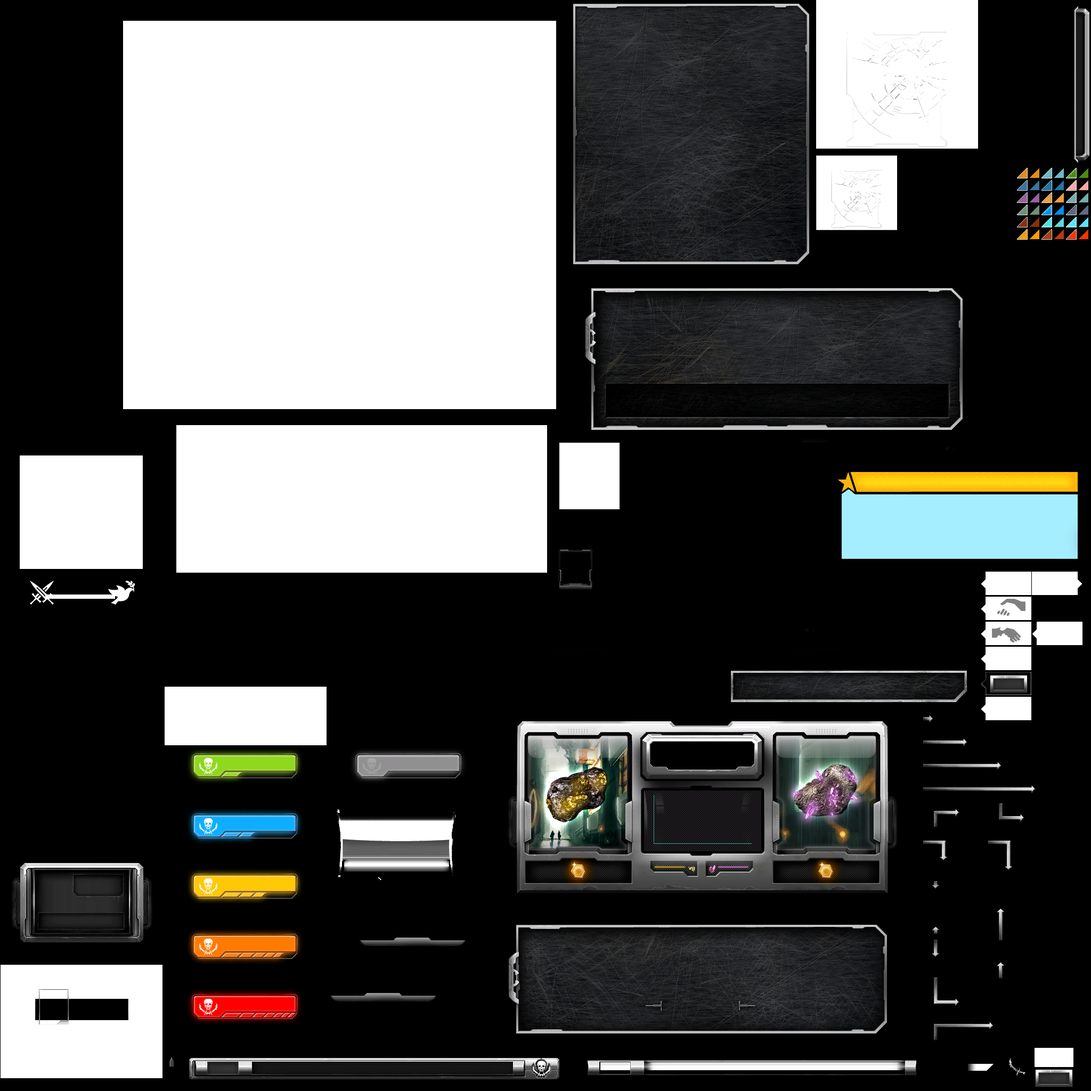
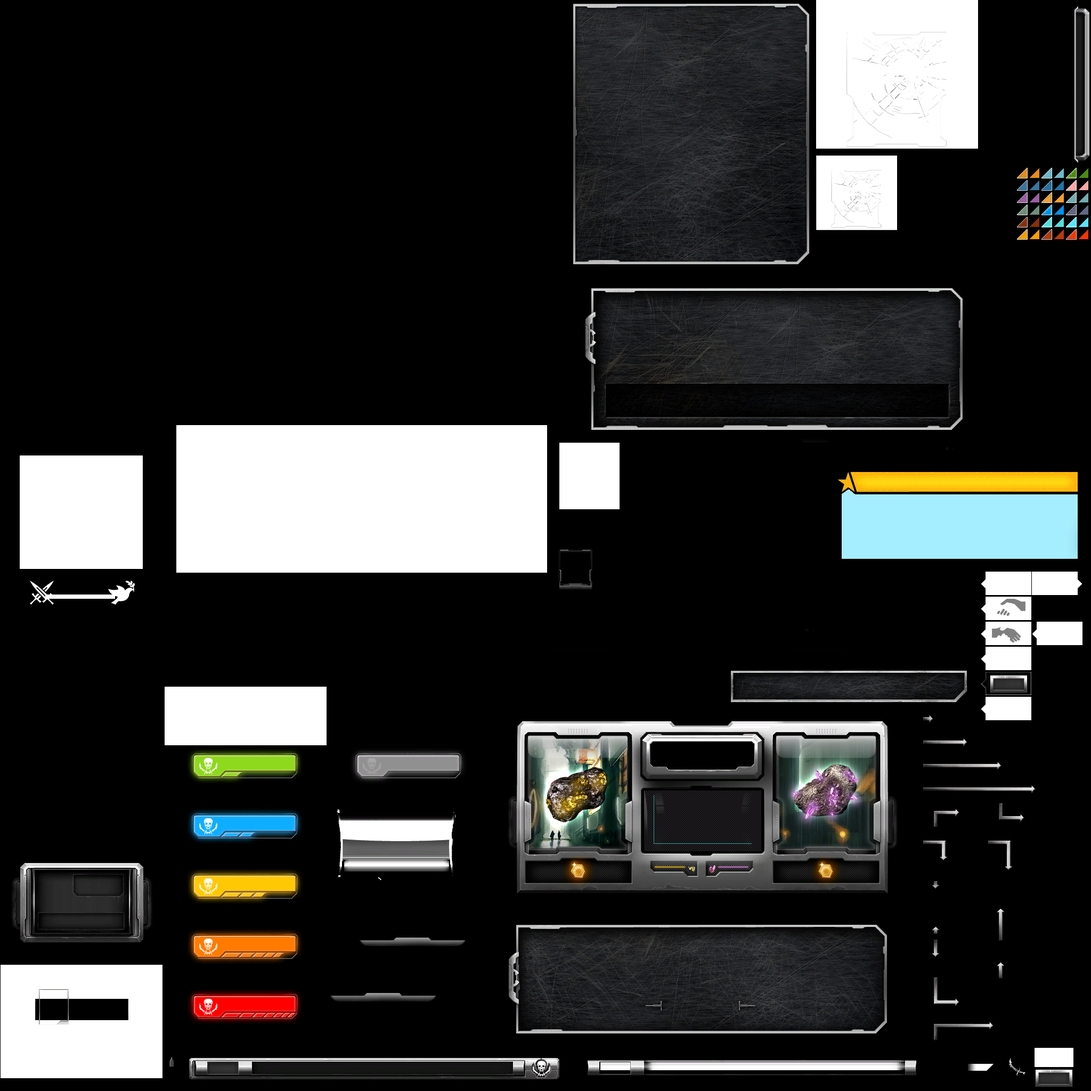
Layered file, before and after one edit (1091x1091). Changes by layer:
painted on "Layer 1" over [123, 20, 557, 410]
